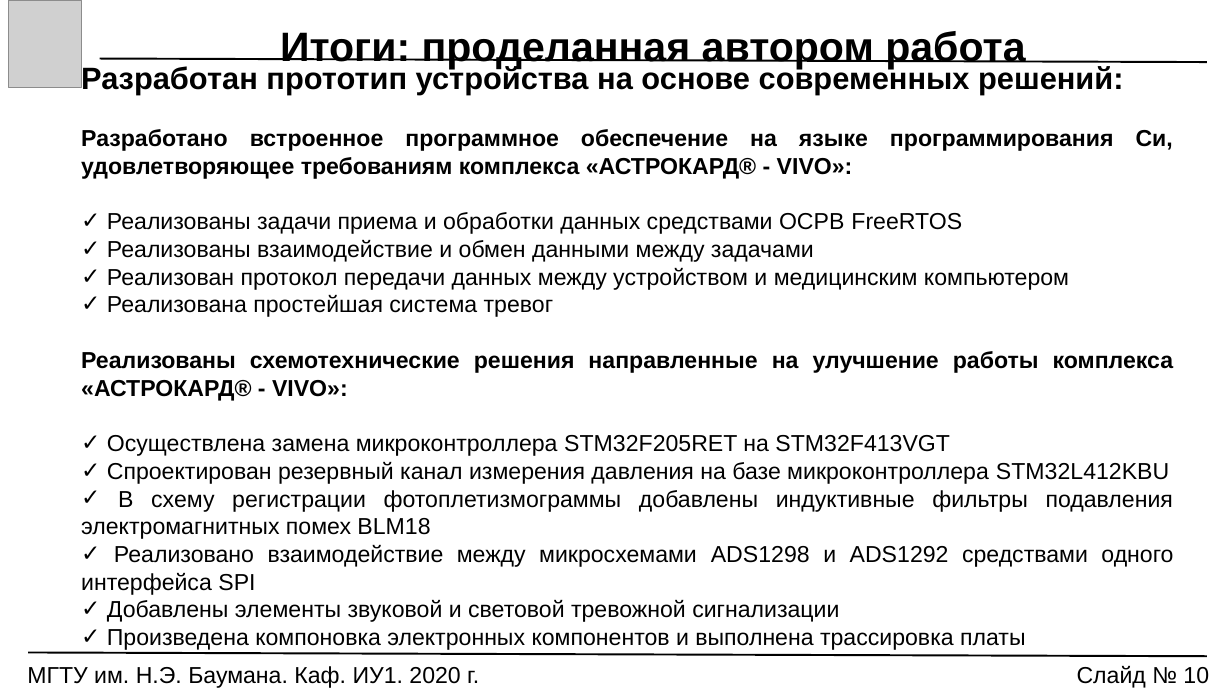
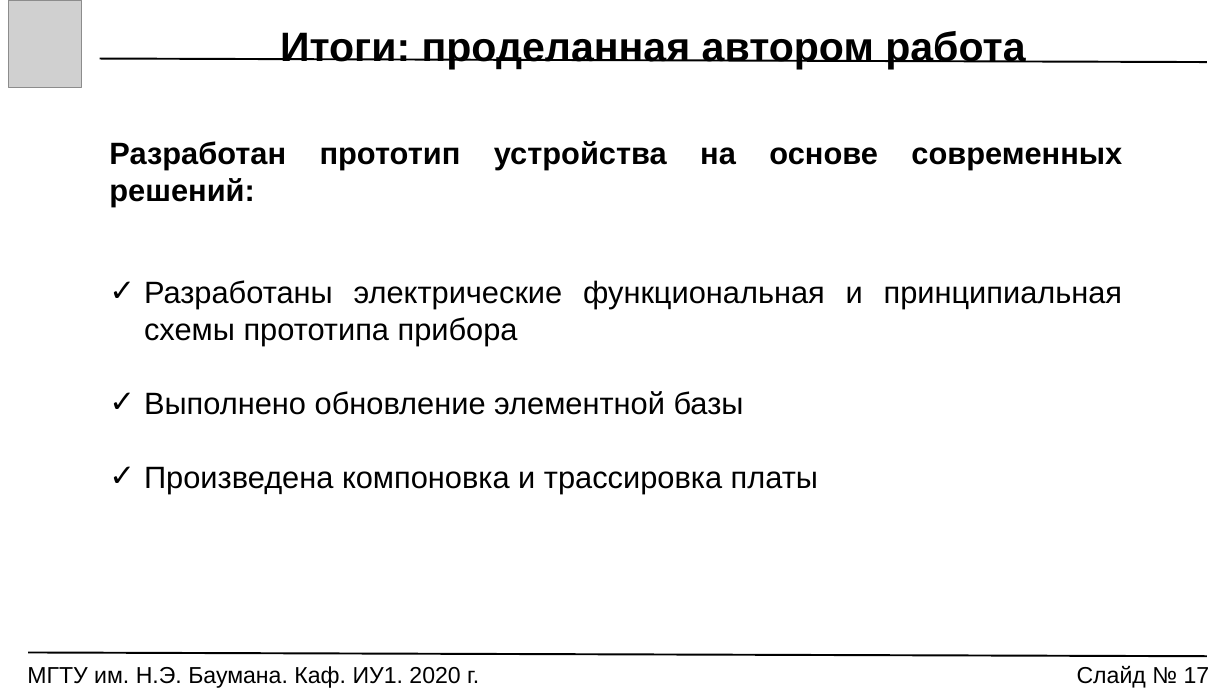
Before and after one commit to Markus85666/Graduation-Qualification-Work, a slide deck: slide 17 of РЕЧЬ_ПРЕЗЕНТАЦИЯ/VKR_Prezentatsia.pptx (slide 10 before the commit). Drawn at 1232x693 pixels with LibreOffice and Linux fonts; fonts in the diff are those of the drawing; grey boxes stand for pictures. Boxes give left, top, right and bottom in pixels: in the first picture for what was removed or moved away, otherwise in the second. Text is boxed around its words. In the diff, an @@ line names an element or a change of style, - is before the commit and + after.

```diff
--- a/РЕЧЬ_ПРЕЗЕНТАЦИЯ/VKR_Prezentatsia.pptx
+++ b/РЕЧЬ_ПРЕЗЕНТАЦИЯ/VKR_Prezentatsia.pptx
@@ text removed at box(81, 65, 1174, 650) @@
-Разработан прототип устройства на основе современных решений:
-Разработано встроенное программное обеспечение на языке программирования Си, удовлетворяющее требованиям комплекса «АСТРОКАРД® - VIVO»:
-✓ Реализованы задачи приема и обработки данных средствами ОСРВ FreeRTOS
-✓ Реализованы взаимодействие и обмен данными между задачами
-✓ Реализован протокол передачи данных между устройством и медицинским компьютером
-✓ Реализована простейшая система тревог
-Реализованы схемотехнические решения направленные на улучшение работы комплекса «АСТРОКАРД® - VIVO»:
-✓ Осуществлена замена микроконтроллера STM32F205RET на STM32F413VGT
-✓ Спроектирован резервный канал измерения давления на базе микроконтроллера STM32L412KBU
-✓ В схему регистрации фотоплетизмограммы добавлены индуктивные фильтры подавления электромагнитных помех BLM18
-✓ Реализовано взаимодействие между микросхемами ADS1298 и ADS1292 средствами одного интерфейса SPI
-✓ Добавлены элементы звуковой и световой тревожной сигнализации
-✓ Произведена компоновка электронных компонентов и выполнена трассировка платы
@@ text added at box(109, 141, 1123, 493), 24 pt, text #000000 @@
+Разработан прототип устройства на основе современных решений:
+✓ Разработаны электрические функциональная и принципиальная схемы прототипа прибора
+✓ Выполнено обновление элементной базы
+✓ Произведена компоновка и трассировка платы
@@ text at box(1077, 666, 1210, 688): text changed @@
-Слайд № 10
+Слайд № 17
```
Also in this commit, not shown: 12 other slides changed, 9 slides added, 16 other files.
